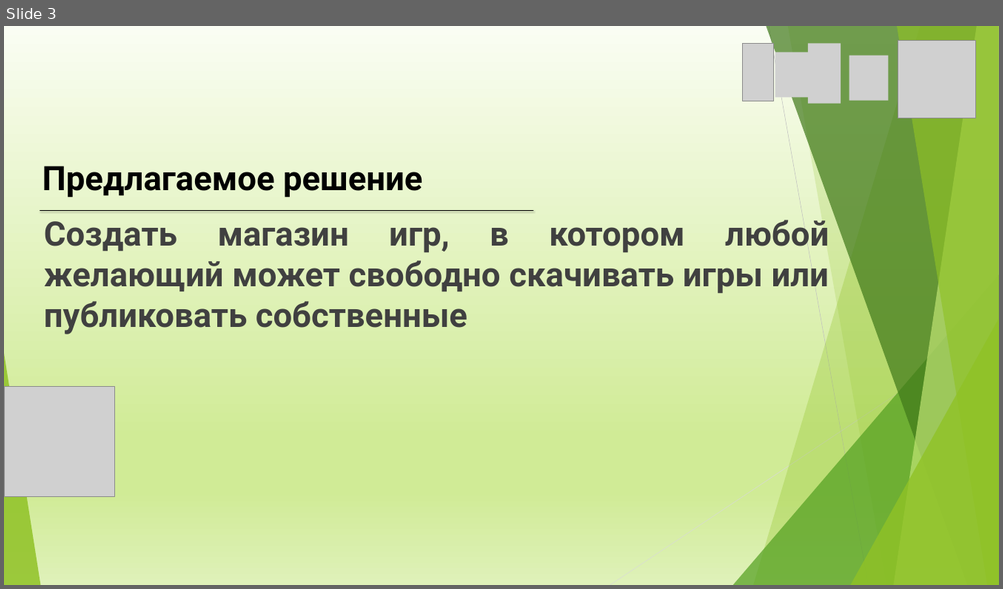
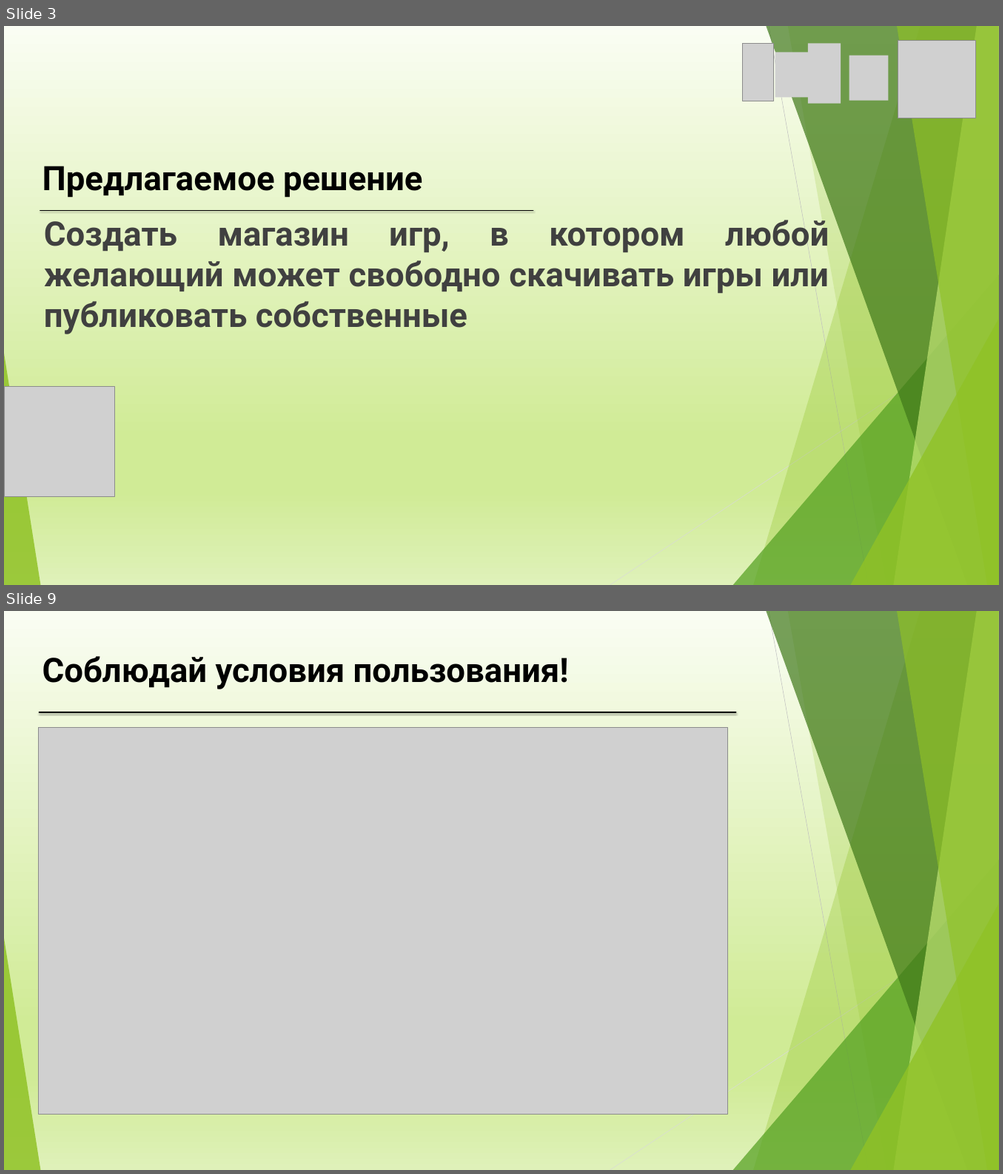
Before and after one commit to mathusha2023/GameStore, a slide deck: Презентация данжона(2).pptx. Shown one above the other, each under a label of ours: slide 3 before the commit, slides 3 and 9 after it; the slides between them are not shown. The pictures are 1003x589 and 1003x1174 pixels, drawn with LibreOffice and Linux fonts; fonts in the diff are those of the drawing; grey boxes stand for pictures. Boxes give left, top, right and bottom in pixels: in the first picture for what was removed or moved away, otherwise in the second. Text is boxed around its words. In the diff, an @@ line names an element or a change of style, - is before the commit and + after.

```diff
--- a/Презентация данжона(2).pptx
+++ b/Презентация данжона(2).pptx
@@ slide 9 added at box(4, 611, 999, 1170), background gradient #FAFDF3 to #D0EB96 to #DFF1B9; not listed: 10 template elements that a slide beside it also shows @@
@@ text added at box(42, 656, 569, 689), 65 pt, text #000000, bold @@
+Соблюдай условия пользования!
@@ line added from (39, 712) to (736, 712), #000000 2 pt @@
@@ picture added at box(38, 727, 727, 1114) @@
```
Also in this commit, not shown: 3 slides changed, 7 other slides added.
